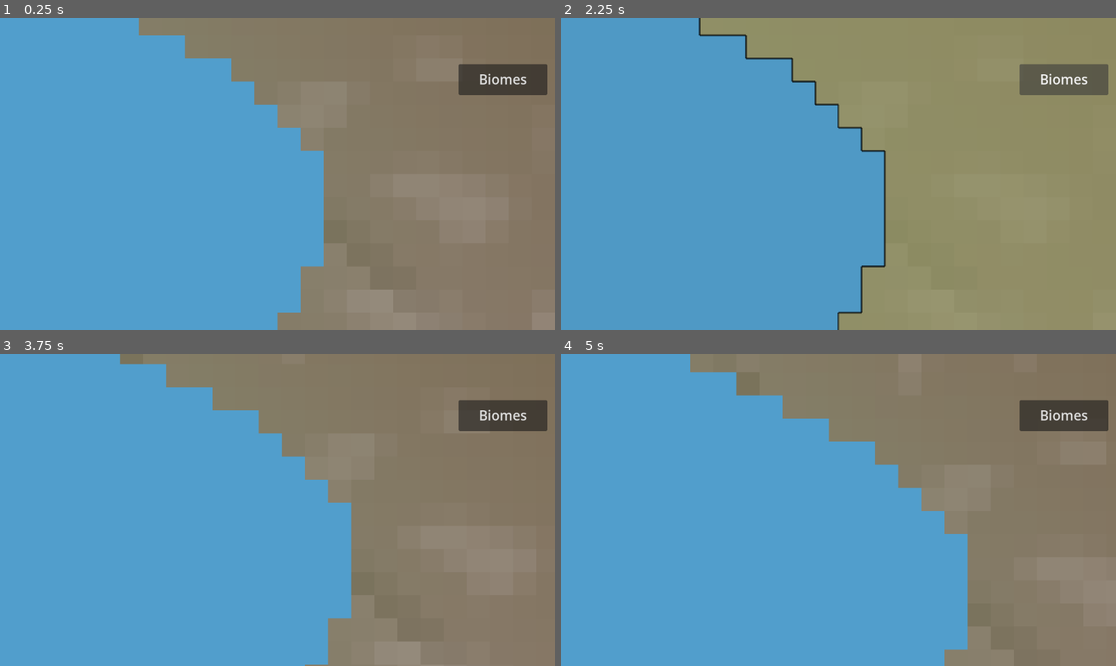
Above: before the commit, frames 1-4 (two rows, left to right).
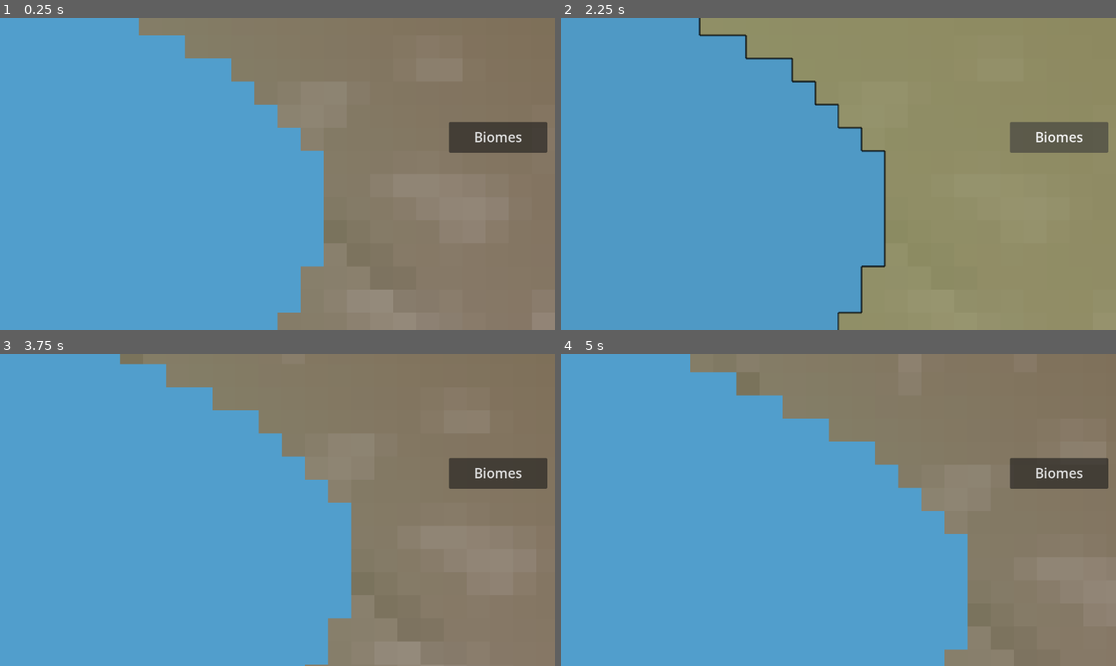
Above: after the commit, the same moments.

Repository: joahreason/explore
Game: Godot game, scene res://world.tscn
Two runs of this game, one before a commit and one after it. Both use one fixed random seed, a clock stepped at 60 frames per second and the inputs below.
Inputs (mouse positions are in pixels of both pictures, inside the frame that each line leads up to):
- Up to frame 1 (0.25 s): no input
- Up to frame 2 (2.25 s): click "Biomes" at 0.5 s; click "Biomes" at 1.25 s; click "Biomes" at 2 s
- Up to frame 3 (3.75 s): tap Enter at 2.75 s; move the mouse to (399, 494) at 2.77 s; tap B at 2.85 s; click (399, 494) at 2.92 s; tap Space at 3.5 s; drag from (166, 525) to (249, 572) at 3.52 s
- Up to frame 4 (5 s): tap Enter at 4.25 s; move the mouse to (894, 441) at 4.27 s; tap B at 4.35 s; click (894, 441) at 4.42 s

The runs differ from the first frame. In frame 1, 3.3% of the frame differs, in the area x 80-99%, y 14-44%; in frame 2, 3.3%; in frame 3, 3.3%; in frame 4, 3.3%.

Commit message:
Add seed input, Randomize button, and seed-carrying Reload
SeedInput (LineEdit) restricts to letters/numbers/spaces. Randomize
fills it with a fresh random seed (does not reload by itself - Reload
still applies it). Reload now carries whatever's in the field through
as a ?seed= query param alongside its existing cache-busting one;
ChunkManager reads it on load and either parses it as an int directly
(pure numeric seeds behave exactly like the exported world_seed always
has) or hashes it deterministically (String.hash()) if it contains
letters/spaces, so the same text always regenerates the same world.

All four controls are Web-only (hidden elsewhere), consistent with
Reload/Biomes already being Web-only.

Co-Authored-By: Claude Sonnet 5 <noreply@anthropic.com>
Claude-Session: https://claude.ai/code/session_01FGRKBehJuHB2bSj53HPTpB

Diff:
--- a/scripts/chunk_manager.gd
+++ b/scripts/chunk_manager.gd
@@ -34,6 +34,7 @@
 
 
 func _ready() -> void:
+	world_seed = _resolve_world_seed()
 	_world_gen = world_gen_params if world_gen_params != null else WorldGen.new()
 	_world_gen.configure(world_seed)
 
@@ -41,6 +42,27 @@
 		_target = get_node(target_path)
 
 	_update_chunks(_chunk_of(_target.global_position if _target else Vector2.ZERO), _current_load_radius())
+
+
+## Web only: a "?seed=" query param overrides the exported world_seed - set
+## by ReloadButton from whatever was typed into the seed field. A purely
+## numeric seed is used directly (matches the exported int seed behavior
+## everywhere else in this project); anything else (letters/spaces) is
+## hashed to a deterministic int, so the same text always regenerates the
+## same world.
+func _resolve_world_seed() -> int:
+	if not OS.has_feature("web"):
+		return world_seed
+
+	var raw = JavaScriptBridge.eval(
+		"new URLSearchParams(location.search).get('seed') || ''", true
+	)
+	var raw_str := str(raw) if raw != null else ""
+	if raw_str == "":
+		return world_seed
+	if raw_str.is_valid_int():
+		return int(raw_str)
+	return raw_str.hash()
 
 
 func _unhandled_input(event: InputEvent) -> void:
--- /dev/null
+++ b/scripts/randomize_seed_button.gd
@@ -0,0 +1,17 @@
+extends Button
+
+## Fills the seed field with a fresh random seed - press Reload afterward to
+## actually apply it (this just populates the text, it doesn't reload).
+
+
+func _ready() -> void:
+	if not OS.has_feature("web"):
+		visible = false
+		return
+	pressed.connect(_on_pressed)
+
+
+func _on_pressed() -> void:
+	var seed_input := get_node("../SeedInput") as LineEdit
+	if seed_input:
+		seed_input.text = str(randi())
--- a/scripts/reload_button.gd
+++ b/scripts/reload_button.gd
@@ -4,6 +4,9 @@
 ## the browser already has loaded. Mainly for standalone "Add to Home
 ## Screen" apps on iOS, which can sit open for a long time without ever
 ## revalidating cached files on their own. No-op (hidden) outside Web.
+##
+## Also carries whatever is in the seed field (sibling "SeedInput") through
+## as a ?seed= query param, which ChunkManager reads on the next load.
 
 
 func _ready() -> void:
@@ -14,9 +17,14 @@
 
 
 func _on_pressed() -> void:
-	# A cache-busting query string forces the browser to treat this as a
-	# new URL rather than reusing GitHub Pages' cached response.
-	JavaScriptBridge.eval(
-		"location.href = location.pathname + '?v=' + Date.now();",
-		true
-	)
+	var seed_input := get_node("../SeedInput") as LineEdit
+	var seed_text := seed_input.text.strip_edges() if seed_input else ""
+
+	# Cache-busting query string forces the browser to treat this as a new
+	# URL rather than reusing GitHub Pages' cached response.
+	var query := "?v=" + str(Time.get_ticks_msec())
+	if seed_text != "":
+		query += "&seed=" + seed_text.uri_encode()
+
+	var js := "location.href = location.pathname + '%s';" % query
+	JavaScriptBridge.eval(js, true)
--- /dev/null
+++ b/scripts/seed_input.gd
@@ -0,0 +1,23 @@
+extends LineEdit
+
+## Restricts input to letters, numbers, and spaces - anything else typed or
+## pasted is silently stripped.
+
+var _regex := RegEx.new()
+
+
+func _ready() -> void:
+	if not OS.has_feature("web"):
+		visible = false
+		return
+	_regex.compile("[^A-Za-z0-9 ]")
+	text_changed.connect(_on_text_changed)
+
+
+func _on_text_changed(new_text: String) -> void:
+	var filtered := _regex.sub(new_text, "", true)
+	if filtered == new_text:
+		return
+	var caret := caret_column
+	text = filtered
+	caret_column = mini(caret, filtered.length())
--- a/world.tscn
+++ b/world.tscn
@@ -4,6 +4,8 @@
 [ext_resource type="Script" path="res://scripts/camera_rig.gd" id="2"]
 [ext_resource type="Script" path="res://scripts/reload_button.gd" id="3"]
 [ext_resource type="Script" path="res://scripts/biome_toggle_button.gd" id="4"]
+[ext_resource type="Script" path="res://scripts/seed_input.gd" id="5"]
+[ext_resource type="Script" path="res://scripts/randomize_seed_button.gd" id="6"]
 
 [node name="World" type="Node2D" unique_id=1158263506]
 script = ExtResource("1")
@@ -22,13 +24,36 @@
 
 [node name="UI" type="CanvasLayer" parent="."]
 
+[node name="SeedInput" type="LineEdit" parent="UI"]
+anchor_left = 1.0
+anchor_right = 1.0
+offset_left = -220.0
+offset_top = 16.0
+offset_right = -16.0
+offset_bottom = 64.0
+theme_override_font_sizes/font_size = 22
+placeholder_text = "Seed"
+max_length = 40
+script = ExtResource("5")
+
+[node name="RandomizeButton" type="Button" parent="UI"]
+anchor_left = 1.0
+anchor_right = 1.0
+offset_left = -220.0
+offset_top = 72.0
+offset_right = -16.0
+offset_bottom = 136.0
+theme_override_font_sizes/font_size = 24
+text = "Randomize"
+script = ExtResource("6")
+
 [node name="ReloadButton" type="Button" parent="UI"]
 anchor_left = 1.0
 anchor_right = 1.0
-offset_left = -200.0
-offset_top = 16.0
+offset_left = -220.0
+offset_top = 144.0
 offset_right = -16.0
-offset_bottom = 80.0
+offset_bottom = 208.0
 theme_override_font_sizes/font_size = 28
 text = "Reload"
 script = ExtResource("3")
@@ -36,10 +61,10 @@
 [node name="BiomeButton" type="Button" parent="UI"]
 anchor_left = 1.0
 anchor_right = 1.0
-offset_left = -200.0
-offset_top = 96.0
+offset_left = -220.0
+offset_top = 216.0
 offset_right = -16.0
-offset_bottom = 160.0
+offset_bottom = 280.0
 theme_override_font_sizes/font_size = 28
 text = "Biomes"
 script = ExtResource("4")
